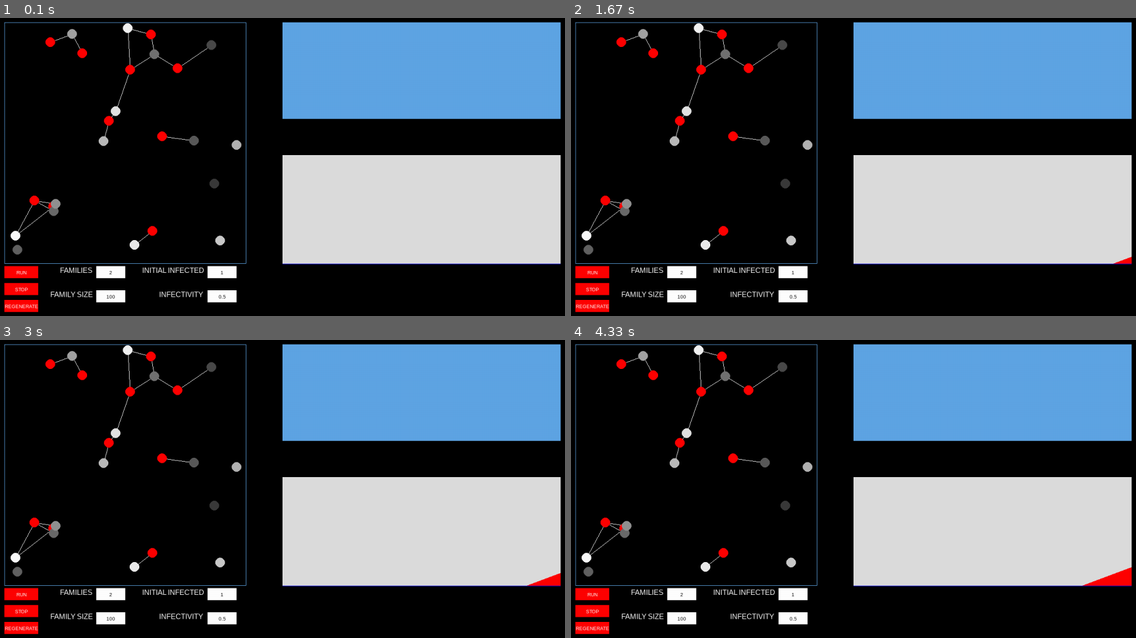
Above: before the commit, frames 1-4 (two rows, left to right).
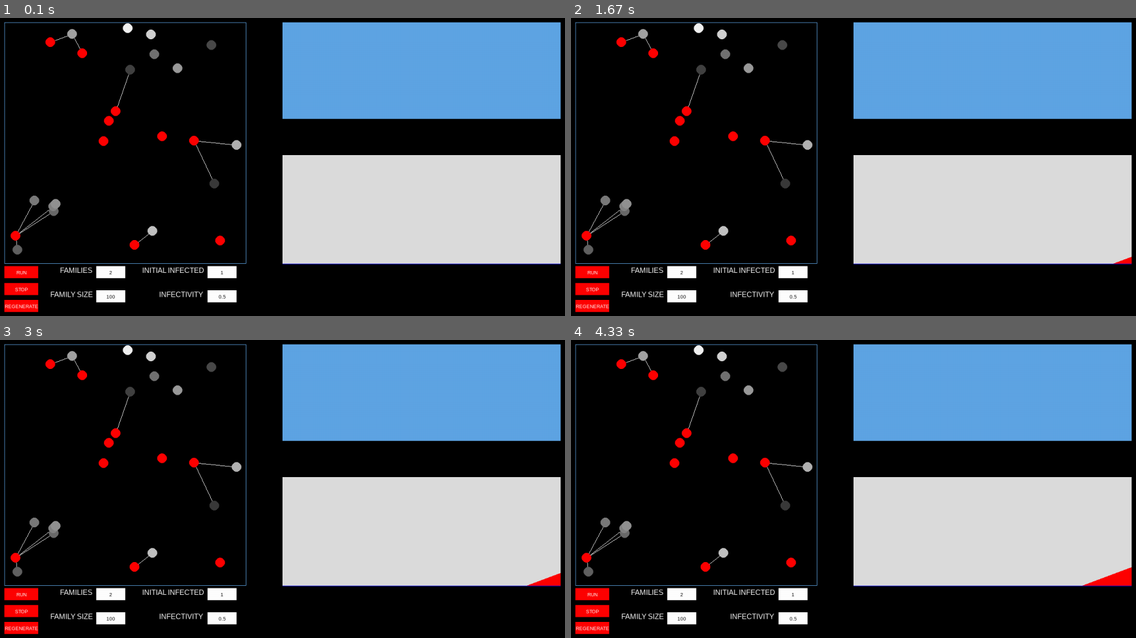
Above: after the commit, the same moments.

Repository: linyirun/EpidemicSimulator
Game: pygame game, started from main.py
Same seed, same stepped clock (60 frames per second), same inputs: the game is played once before the commit and once after it.
Inputs:
- Up to frame 1 (0.1 s): no input
- Up to frame 2 (1.67 s): no input
- Up to frame 3 (3 s): no input
- Up to frame 4 (4.33 s): no input

The runs differ from the first frame. In frame 1, 0.7% of the frame differs, in the area x 1-42%, y 3-78%; in frame 2, 0.7%; in frame 3, 0.7%; in frame 4, 0.7%.

Commit message:
Changed something about colours

Diff:
--- a/main.py
+++ b/main.py
@@ -15,11 +15,13 @@
 
 # Colours
 BLACK = (0, 0, 0)
+# Edge Colour
 WHITE = (255, 255, 255)
+# Infected Colour
 RED = (255, 0, 0)
-YELLOW = (255, 255, 0)
-BLUE = (0, 0, 255)
+# Node Colours (20 of them, 1 per family)
 SKY_BLUE = (95, 165, 228)
+
 
 # Parameter Constants
 SCREEN_WIDTH = 1200
@@ -282,10 +284,10 @@
     # Initializes buttons
     run_b = Button(25, 530, 70, 25, 'RUN', WHITE, RED, True)
     fam_pop_b = InputButton(215, 580, 60, 25, '100', BLACK, WHITE, True, 'int',
-                            (1, 1000))
+                            (1, 50))
     regen_b = Button(25, 600, 70, 25, 'REGENERATE', WHITE, RED, True)
     fam_b = InputButton(215, 530, 60, 25, '2', BLACK, WHITE, True, 'int',
-                        (1, 1000))
+                        (1, 20))
     infect_b = InputButton(445, 580, 60, 25, '0.5', BLACK, WHITE, True,
                            'float', (0.0, 1.0))
     inital_infected_b = InputButton(445, 530, 60, 25, '1', BLACK, WHITE, True,
